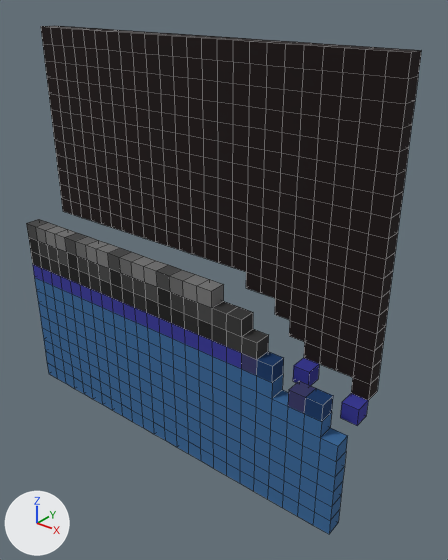
An edit to the OBJ model WindingTale2/Assets/Resources/Shapes/Shapes_30/Shape_30_1.obj, drawn before and after from the same camera.
Both versions are drawn from a camera (50 mm lens) standing at (2.26, -2.62, 1.46) and looking at (0.23, -0.08, -0.11). Lighting does not change. The marker at lower left points along +X, +Y and +Z. The picture after the commit comes second. Mesh edges are drawn as thin lines. Where no turn or scale is listed for an object, it has been applied to the vertices. Vertices at exactly the same position are counted once.

Names of what the first picture shows: 'Shape_30_1'.
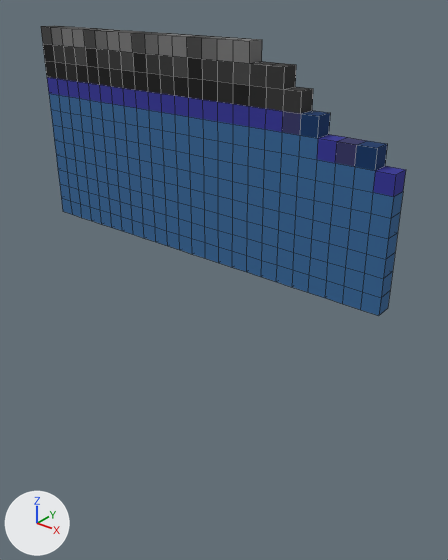
The newer file is also turned or shifted as a whole; pictures and numbers use the older file's frame.

Boxes (x1, y1, x2, y2) around the edits, measured in the pictures (448 x 560 px):
'Shape_30_1', reshaped (8% narrower, 43% shorter): before (27, 26, 422, 534); after (41, 26, 406, 316)
part 1 of me_shape_30_1, deleted (blue): before (27, 219, 348, 534)
part 2 of me_shape_30_1, cut back: before (250, 40, 422, 175); after (250, 40, 405, 175)
part 3 of me_shape_30_1, cut back: before (246, 272, 388, 426)
part 4 of me_shape_30_1, surface changed (black to blue): (41, 26, 406, 316) in both

What changed in the scene script:
```text
Change me_shape_30_1:
    used by ob_shape_30_1; location = (0.0, 0.0, 0.0)
    remove me_shape_30_1.from_pydata(...)  # 1320 vertices, 1316 faces; spans x -1.2..1.2, y -0.4..0.0, z -1.2..1.2
    add me_shape_30_1.from_pydata(...)  # 602 vertices, 600 faces; spans x -1.2..1.2, y -0.1..0.0, z 0.0..1.2
    me_shape_30_1 part 1: the loose piece of 600 vertices spanning x -1.2..1.2, y -0.4..-0.3, z -1.2..0.0 is deleted
    me_shape_30_1 part 2
    48 vertices are removed from x 0.5..1.2, y -0.1..0.0, z 0.8..1.2
    61 faces are deleted
    13 new faces join them
    me_shape_30_1 part 3
    70 vertices are removed from x 0.4..1.2, y -0.2..0.0, z -0.6..-0.1
    78 faces are deleted
    8 new faces join them
    me_shape_30_1 part 4: 579 kept faces spanning x -1.2..1.2, y -0.1..0.0, z 0.0..1.2 get new texture (UV) coordinates
```
